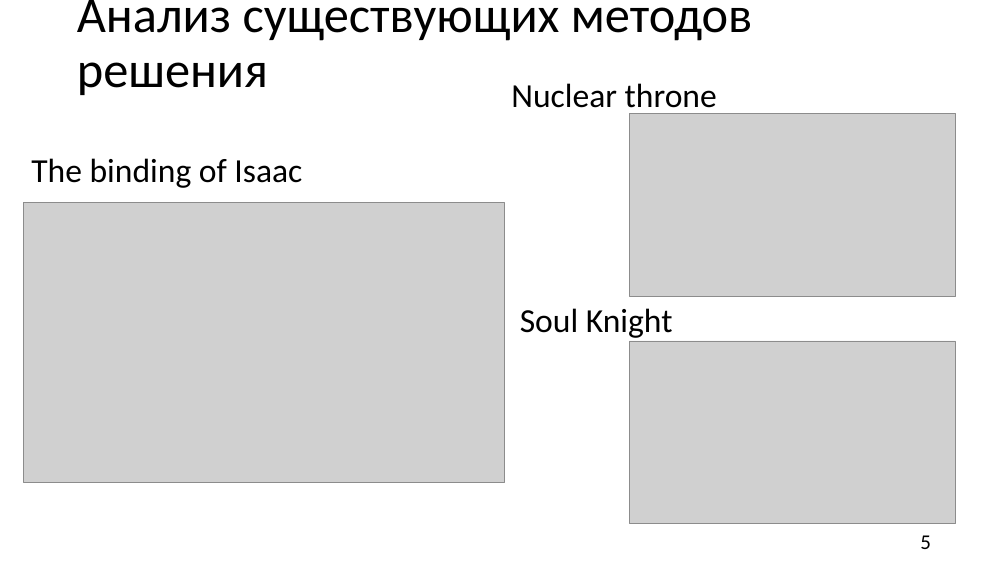
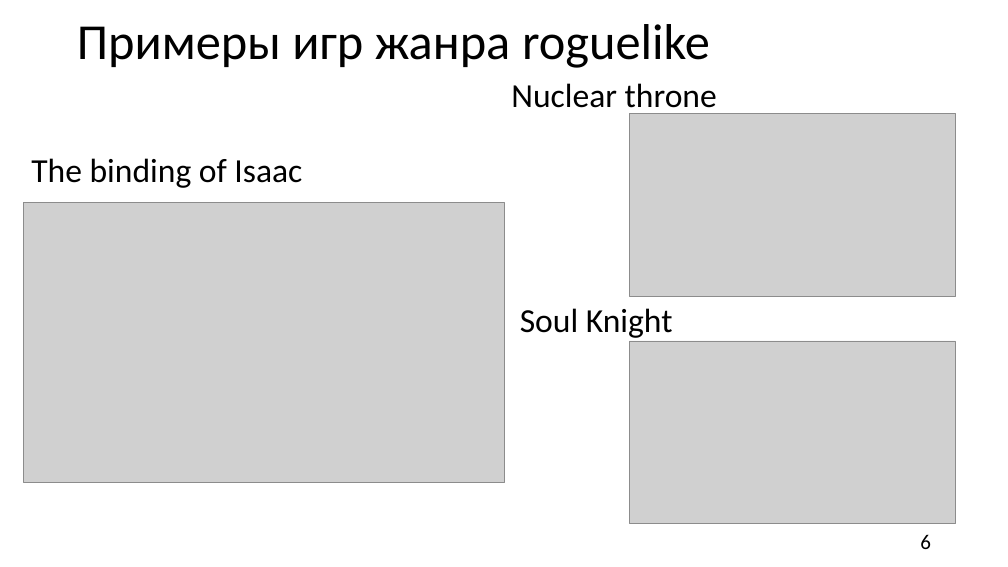
Before and after one commit to TiltInteractive/The-game-Resperation-, a slide deck: slide 6 of Б9121-09.03.03пикд_команда_4_презентация.pptx (slide 5 before the commit). Drawn at 1008x567 pixels with LibreOffice and Linux fonts; fonts in the diff are those of the drawing; grey boxes stand for pictures; background and template pictures are left out. Boxes give left, top, right and bottom in pixels: in the first picture for what was removed or moved away, otherwise in the second. Text is boxed around its words. In the diff, an @@ line names an element or a change of style, - is before the commit and + after.

```diff
--- a/Б9121-09.03.03пикд_команда_4_презентация.pptx
+++ b/Б9121-09.03.03пикд_команда_4_презентация.pptx
@@ title at (77,24,710,68): text changed @@
-Анализ существующих методов решения
+Примеры игр жанра roguelike
@@ page number at (920,534,931,549): text changed @@
-5
+6
```
Also in this commit, not shown: 3 other slides changed, 4 slides added, 1 slide removed, 2 other files.
